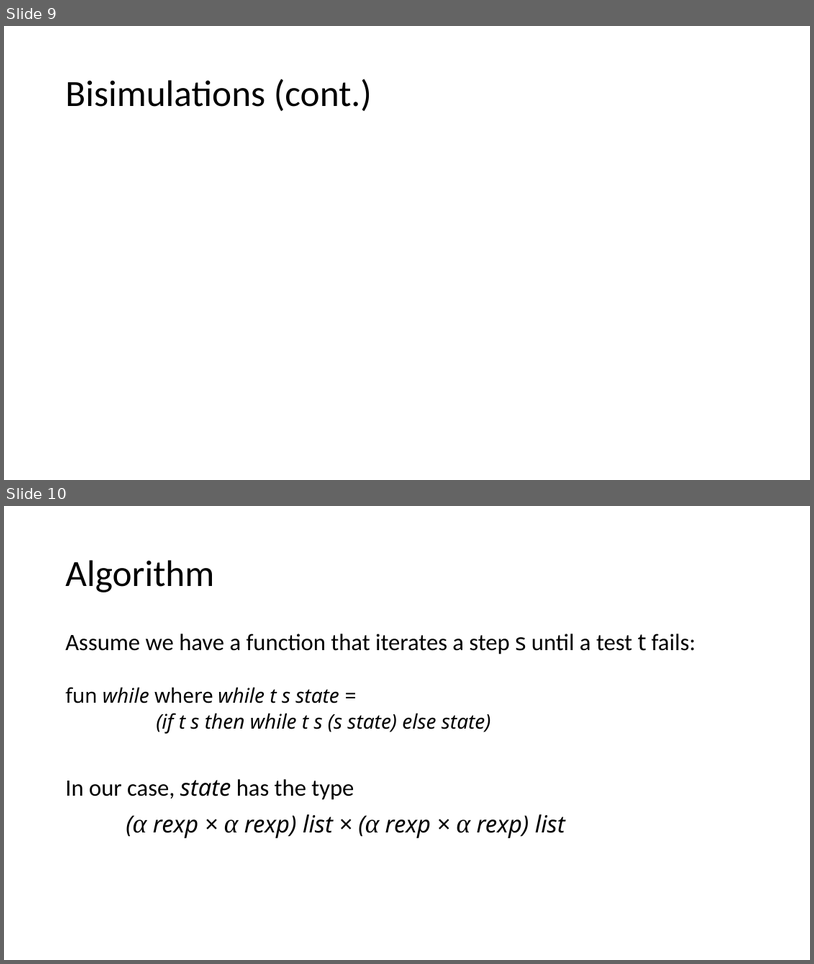
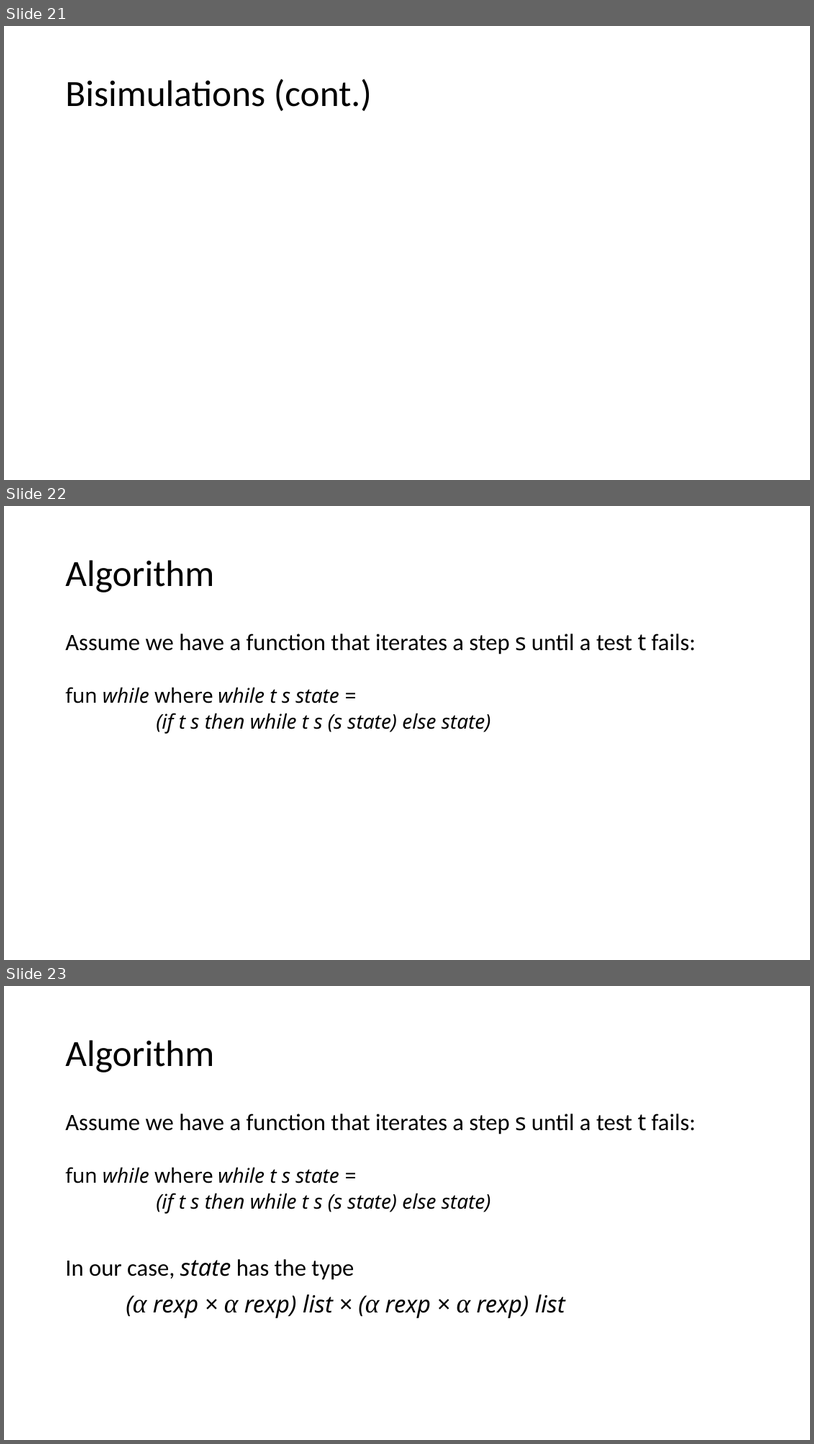
Before and after one commit to Helli/fds_seminar, a slide deck: slides.pptx. Shown one above the other, each under a label of ours: slides 9 and 10 before the commit, slides 21, 22 and 23 after it. The pictures are 814x964 and 814x1444 pixels, drawn with LibreOffice and Linux fonts; fonts in the diff are those of the drawing; grey boxes stand for pictures. Boxes give left, top, right and bottom in pixels: in the first picture for what was removed or moved away, otherwise in the second. Text is boxed around its words. In the diff, an @@ line names an element or a change of style, - is before the commit and + after.

```diff
--- a/slides.pptx
+++ b/slides.pptx
@@ slide 22 added at (x1=4, y1=506, x2=810, y2=960), background #FFFFFF @@
@@ title added at (x1=65, y1=560, x2=214, y2=592), 44 pt, text #000000 @@
+Algorithm
@@ text added at (x1=65, y1=633, x2=696, y2=734), 24 pt, text #000000 @@
+Assume we have a function that iterates a step s until a test t fails:
+fun while where while t s state =
+  (if t s then while t s (s state) else state)
@@ what was slide 9 is now slide 21 @@
@@ what was slide 10 is now slide 23 @@
```
Also in this commit, not shown: 1 slide changed, 26 other slides added, 2 slides removed, 1 other file.
